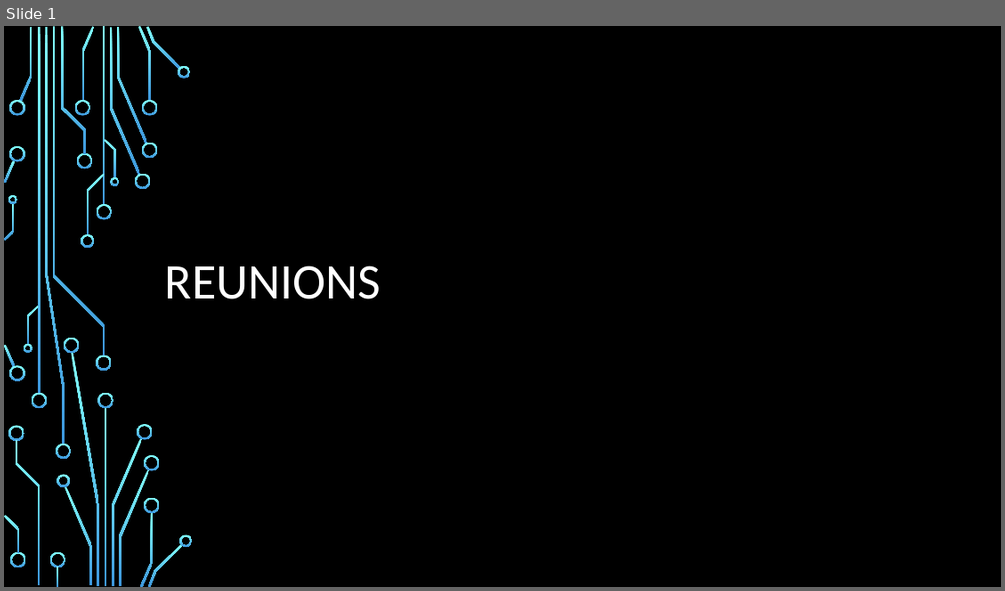
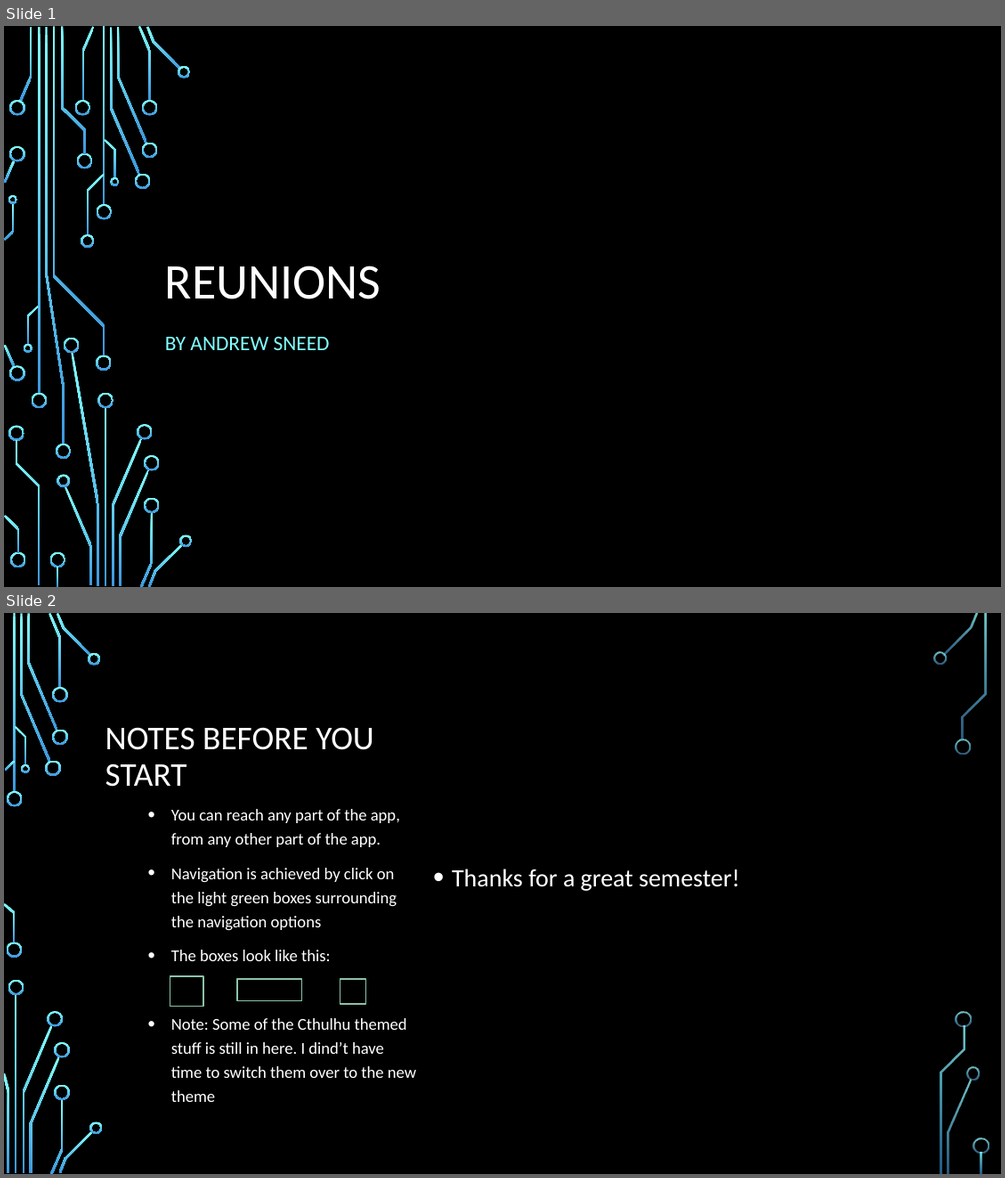
Before and after one commit to shitwolfymakes/CS-3773-Software-Engineering, a slide deck: Reunions App.pptx. Shown one above the other, each under a label of ours: slide 1 before the commit, slides 1 and 2 after it. The pictures are 1005x591 and 1005x1178 pixels, drawn with LibreOffice and Linux fonts; fonts in the diff are those of the drawing; background and template pictures are left out. Boxes give left, top, right and bottom in pixels: in the first picture for what was removed or moved away, otherwise in the second. Text is boxed around its words. In the diff, an @@ line names an element or a change of style, - is before the commit and + after.

```diff
--- a/Reunions App.pptx
+++ b/Reunions App.pptx
@@ slide 2 added at [4, 613, 1001, 1174], background picture (left out) @@
@@ title added at [105, 727, 374, 787], 32 pt, text #FFFFFF @@
+NOTES BEFORE YOU START
@@ text added at [171, 809, 416, 1078], 16 pt, text #FFFFFF @@
+• You can reach any part of the app, from any other part of the app.
+• Navigation is achieved by click on the light green boxes surrounding the navigation options
+• The boxes look like this:
+• Note: Some of the Cthulhu themed stuff is still in here. I dind’t have time to switch them over to the new theme
@@ text added at [452, 868, 740, 891], 24 pt, text #FFFFFF @@
+• Thanks for a great semester!
@@ action button blank added at [170, 976, 203, 1006], outline #8AC4A7 1.25 pt @@
@@ action button blank added at [237, 979, 301, 1000], outline #8AC4A7 1.25 pt @@
@@ action button blank added at [340, 979, 366, 1004], outline #8AC4A7 1.25 pt @@
@@ group added at [4, 613, 989, 1174]: 33 freeform shapes, 3 rectangles @@
@@ slide 1 changed as well @@
@@ subtitle added at [165, 337, 330, 350], 20 pt, text #82FFFF @@
+BY ANDREW SNEED
```
Also in this commit, not shown: 4 other slides changed, 11 other slides added.
